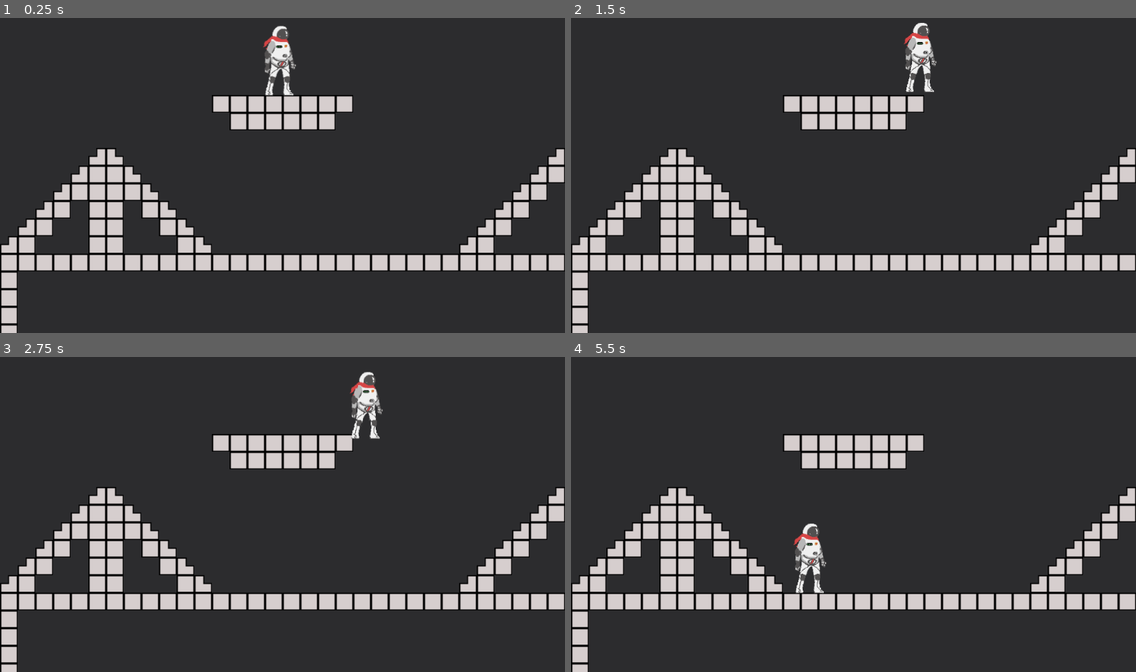
Above: before the commit, frames 1-4 (two rows, left to right).
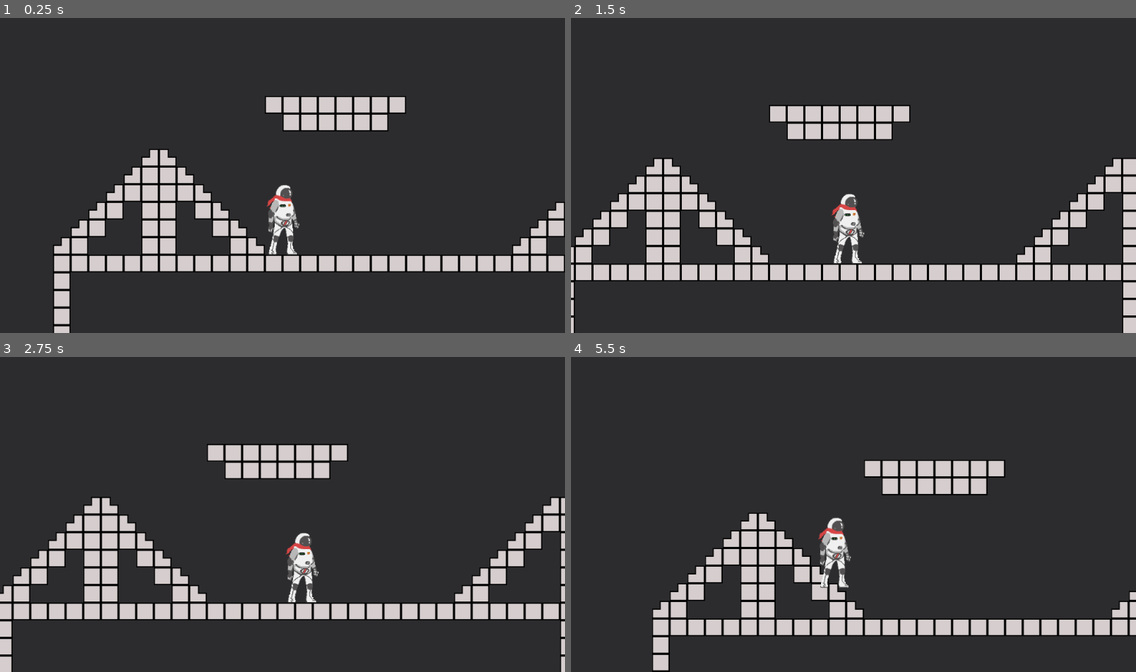
Above: after the commit, the same moments.

Repository: UML-GameDev/space-platform
Game: Godot game, scene res://src/Main.tscn
Two runs of this game, one before a commit and one after it. Both use one fixed random seed, a clock stepped at 60 frames per second and the inputs below. Before the commit the project starts from res://Scene.tscn.
Inputs:
- Up to frame 1 (0.25 s): no input
- Up to frame 2 (1.5 s): hold D (right) 0.53-1.28 s; hold A (left) from 1.28 s (still down)
- Up to frame 3 (2.75 s): release A (left) at 2.03 s; hold D (right) from 2.03 s (still down)
- Up to frame 4 (5.5 s): release D (right) at 3.53 s; hold A (left) from 3.53 s (still down)

The runs differ from the first frame. In frame 1, 16% of the frame differs, in the area x 0-100%, y 2-100%; in frame 2, 19%; in frame 3, 17%; in frame 4, 25%, in the area x 0-100%, y 24-100%.

Commit message:
Re-organized the structure

Diff:
--- a/project.godot
+++ b/project.godot
@@ -16,7 +16,7 @@
 [application]
 
 config/name="Space Platform"
-run/main_scene="res://Scene.tscn"
+run/main_scene="res://src/Main.tscn"
 config/icon="res://icon.png"
 
 [gdnative]
--- a/Scene.tscn
+++ b/src/Level/Level.tscn
@@ -1,8 +1,6 @@
-[gd_scene load_steps=15 format=2]
+[gd_scene load_steps=6 format=2]
 
-[ext_resource path="res://script/Player.gd" type="Script" id=1]
-[ext_resource path="res://placeholder/placeholder_idle.png" type="Texture" id=2]
-[ext_resource path="res://placeholder/tile_placeholder.png" type="Texture" id=3]
+[ext_resource path="res://placeholder/tile_placeholder.png" type="Texture" id=1]
 
 [sub_resource type="ConvexPolygonShape2D" id=1]
 points = PoolVector2Array( 0, 32, 0, 32, 32, 0, 32, 0, 32, 32 )
@@ -55,62 +53,9 @@
 } ]
 0/z_index = 0
 
-[sub_resource type="AtlasTexture" id=5]
-flags = 4
-atlas = ExtResource( 2 )
-region = Rect2( 0, 0, 64, 128 )
-
-[sub_resource type="AtlasTexture" id=6]
-flags = 4
-atlas = ExtResource( 2 )
-region = Rect2( 64, 0, 64, 128 )
-
-[sub_resource type="AtlasTexture" id=7]
-flags = 4
-atlas = ExtResource( 2 )
-region = Rect2( 128, 0, 64, 128 )
-
-[sub_resource type="AtlasTexture" id=8]
-flags = 4
-atlas = ExtResource( 2 )
-region = Rect2( 192, 0, 64, 128 )
-
-[sub_resource type="AtlasTexture" id=9]
-flags = 4
-atlas = ExtResource( 2 )
-region = Rect2( 256, 0, 64, 128 )
-
-[sub_resource type="SpriteFrames" id=10]
-animations = [ {
-"frames": [ SubResource( 5 ), SubResource( 6 ), SubResource( 7 ), SubResource( 8 ), SubResource( 9 ) ],
-"loop": true,
-"name": "Idle",
-"speed": 5.0
-} ]
-
-[sub_resource type="CapsuleShape2D" id=11]
-radius = 12.0031
-height = 99.9216
-
-[node name="PrototypeStage" type="TileMap"]
+[node name="level" type="TileMap"]
 position = Vector2( 416.47, 392.443 )
 tile_set = SubResource( 4 )
 cell_size = Vector2( 32, 32 )
 format = 1
 tile_data = PoolIntArray( -786400, 0, 0, -786399, 0, 1, -786398, 0, 1, -786397, 0, 1, -786396, 0, 1, -786395, 0, 1, -78 …(3299 unchanged characters)…
-
-[node name="Player" type="KinematicBody2D" parent="."]
-position = Vector2( 89.1555, -290.97 )
-script = ExtResource( 1 )
-__meta__ = {
-"_edit_group_": true
-}
-
-[node name="AnimatedSprite" type="AnimatedSprite" parent="Player"]
-frames = SubResource( 10 )
-animation = "Idle"
-playing = true
-
-[node name="CollisionShape2D" type="CollisionShape2D" parent="Player"]
-position = Vector2( 2.769, 1.583 )
-shape = SubResource( 11 )
--- /dev/null
+++ b/src/Main.tscn
@@ -0,0 +1,10 @@
+[gd_scene load_steps=3 format=2]
+
+[ext_resource path="res://src/Level/Level.tscn" type="PackedScene" id=1]
+[ext_resource path="res://src/Player/Player.tscn" type="PackedScene" id=2]
+
+[node name="Main" type="Node2D"]
+
+[node name="level" parent="." instance=ExtResource( 1 )]
+
+[node name="Player" parent="level" instance=ExtResource( 2 )]
--- /dev/null
+++ b/src/Player/Player.tscn
@@ -0,0 +1,59 @@
+[gd_scene load_steps=10 format=2]
+
+[ext_resource path="res://src/Player/Player.gd" type="Script" id=1]
+[ext_resource path="res://placeholder/placeholder_idle.png" type="Texture" id=2]
+
+[sub_resource type="AtlasTexture" id=1]
+flags = 4
+atlas = ExtResource( 2 )
+region = Rect2( 0, 0, 64, 128 )
+
+[sub_resource type="AtlasTexture" id=2]
+flags = 4
+atlas = ExtResource( 2 )
+region = Rect2( 64, 0, 64, 128 )
+
+[sub_resource type="AtlasTexture" id=3]
+flags = 4
+atlas = ExtResource( 2 )
+region = Rect2( 128, 0, 64, 128 )
+
+[sub_resource type="AtlasTexture" id=4]
+flags = 4
+atlas = ExtResource( 2 )
+region = Rect2( 192, 0, 64, 128 )
+
+[sub_resource type="AtlasTexture" id=5]
+flags = 4
+atlas = ExtResource( 2 )
+region = Rect2( 256, 0, 64, 128 )
+
+[sub_resource type="SpriteFrames" id=6]
+animations = [ {
+"frames": [ SubResource( 1 ), SubResource( 2 ), SubResource( 3 ), SubResource( 4 ), SubResource( 5 ) ],
+"loop": true,
+"name": "idle",
+"speed": 5.0
+} ]
+
+[sub_resource type="CapsuleShape2D" id=7]
+radius = 11.5025
+height = 102.867
+
+[node name="Player" type="KinematicBody2D"]
+script = ExtResource( 1 )
+G = 500
+
+[node name="AnimatedSprite" type="AnimatedSprite" parent="."]
+frames = SubResource( 6 )
+animation = "idle"
+
+[node name="CollisionShape2D" type="CollisionShape2D" parent="."]
+position = Vector2( 2.37842, 1.18921 )
+shape = SubResource( 7 )
+
+[node name="Camera" type="Camera2D" parent="."]
+position = Vector2( 0, -50 )
+current = true
+smoothing_enabled = true
+offset_v = -1.0
Not shown: 1 places in src/Level/Level.tscn that only renumber resources
Renamed: script/Player.gd -> src/Player/Player.gd
